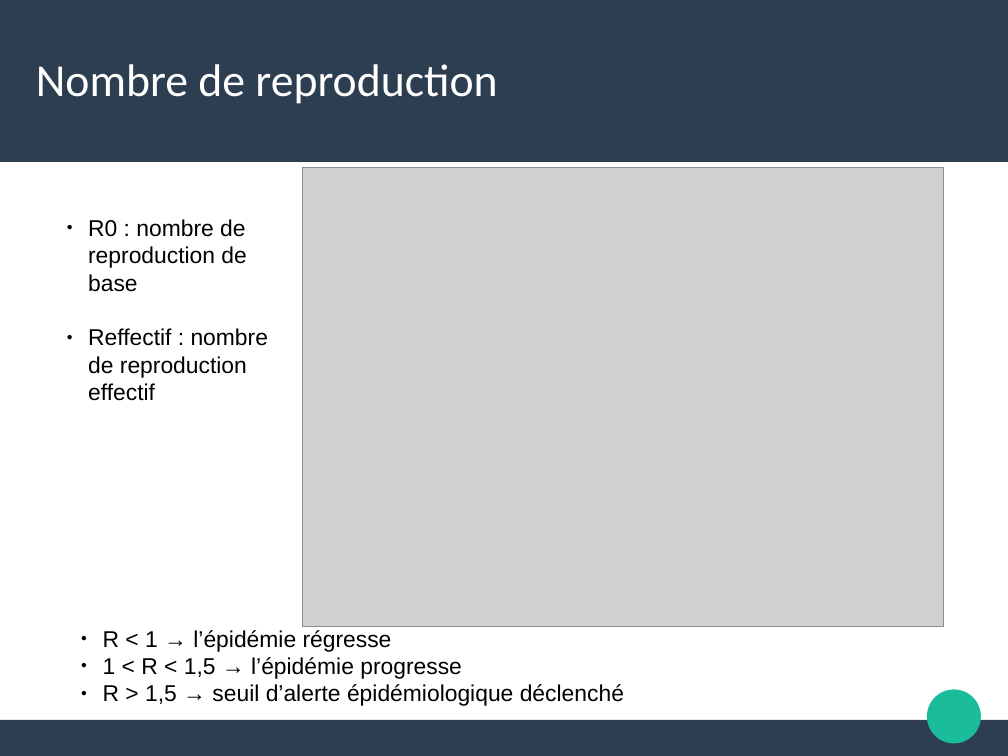
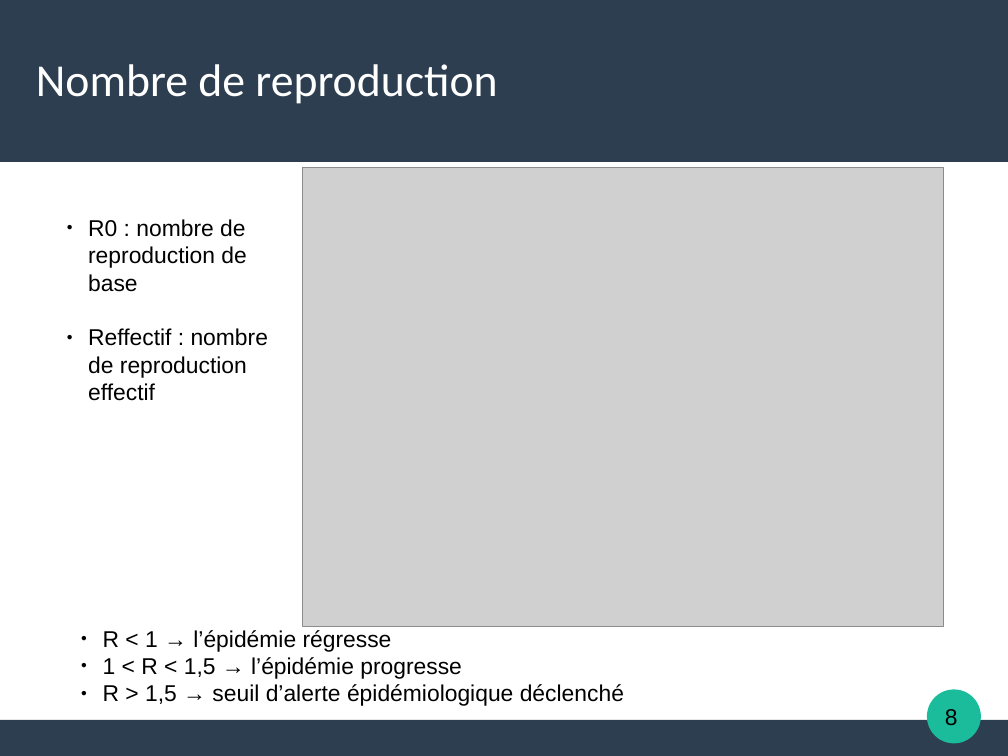
Before and after one commit to Alexia57/TIPE-2021-MP, a slide deck: slide 12 of Tipe_presentation.odp (slide 9 before the commit). Drawn at 1008x756 pixels with LibreOffice and Linux fonts; fonts in the diff are those of the drawing; grey boxes stand for pictures. Boxes give left, top, right and bottom in pixels: in the first picture for what was removed or moved away, otherwise in the second. Text is boxed around its words. In the diff, an @@ line names an element or a change of style, - is before the commit and + after.

```diff
--- a/Tipe_presentation.odp
+++ b/Tipe_presentation.odp
@@ text added at bbox=[945, 709, 958, 725], 18 pt, text #000000 @@
+8
```
Also in this commit, not shown: 7 other slides changed, 6 slides added, 1 slide removed, 2 other files.
